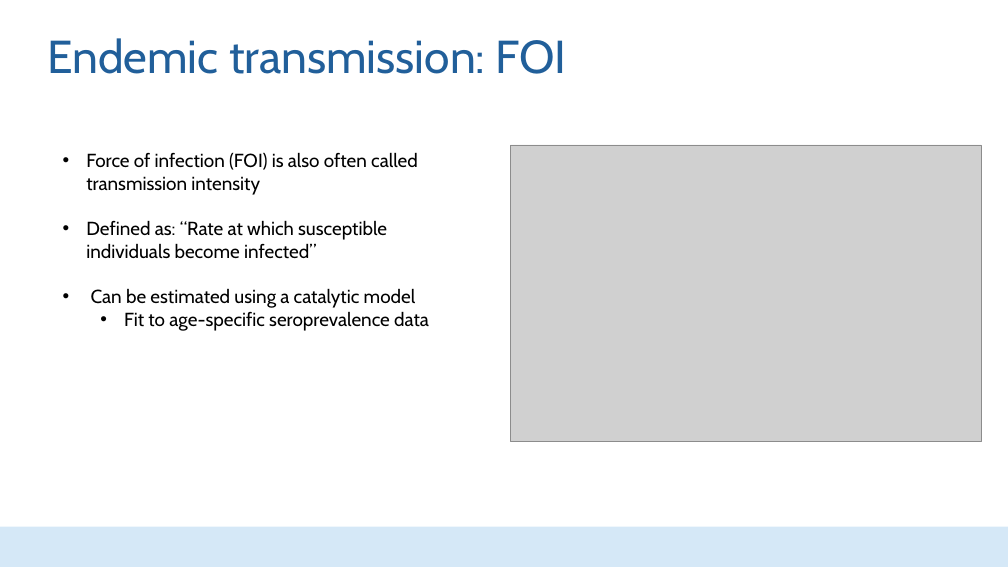
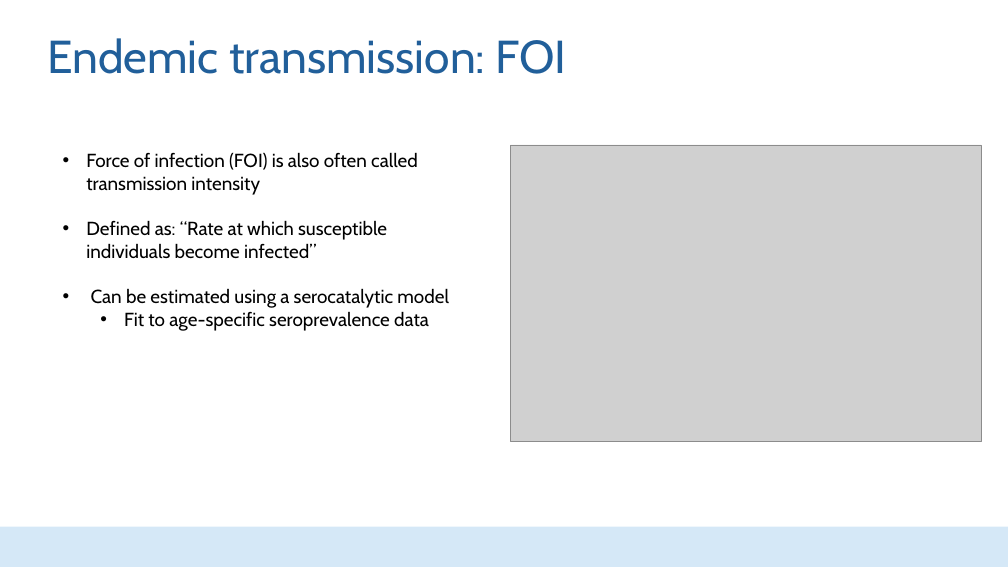
Before and after one commit to HopkinsIDD/seroanalytics_workshop, a slide deck: slide 16 of Part 6/Lecture 6.pptx. Drawn at 1008x567 pixels with LibreOffice and Linux fonts; fonts in the diff are those of the drawing; grey boxes stand for pictures; background and template pictures are left out. Boxes give left, top, right and bottom in pixels: in the first picture for what was removed or moved away, otherwise in the second. Text is boxed around its words. In the diff, an @@ line names an element or a change of style, - is before the commit and + after.

```diff
--- a/Part 6/Lecture 6.pptx
+++ b/Part 6/Lecture 6.pptx
@@ text at (91, 288, 449, 308): text changed @@
-• Can be estimated using a catalytic model
+• Can be estimated using a serocatalytic model
```
Also in this commit, not shown: 6 other slides changed, 2 other files.
